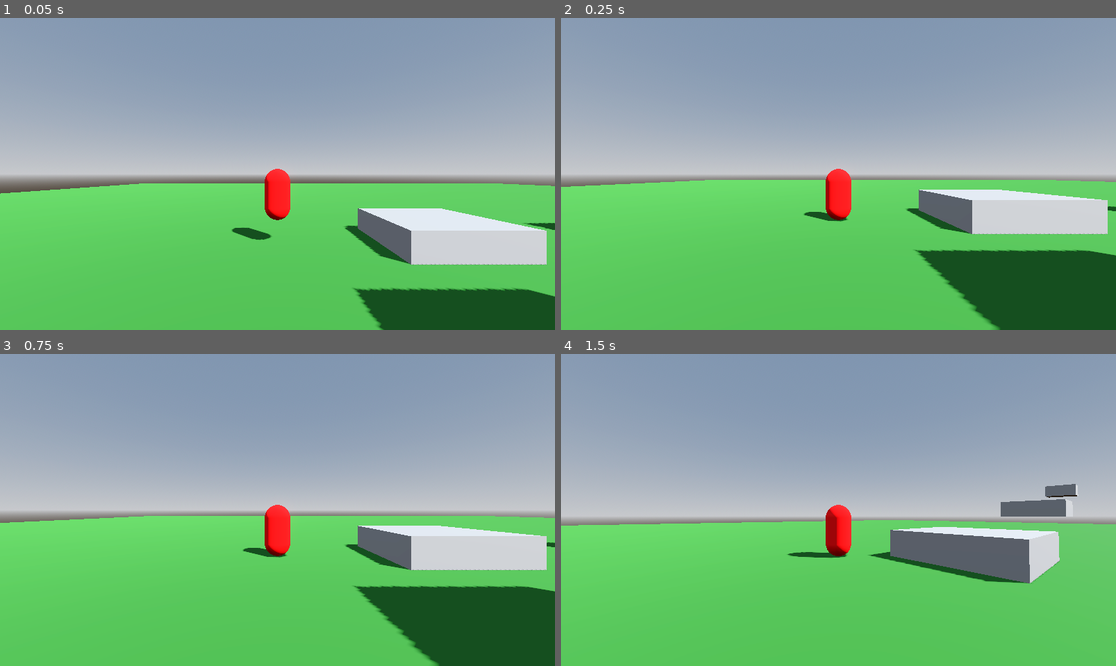
Above: before the commit, frames 1-4 (two rows, left to right).
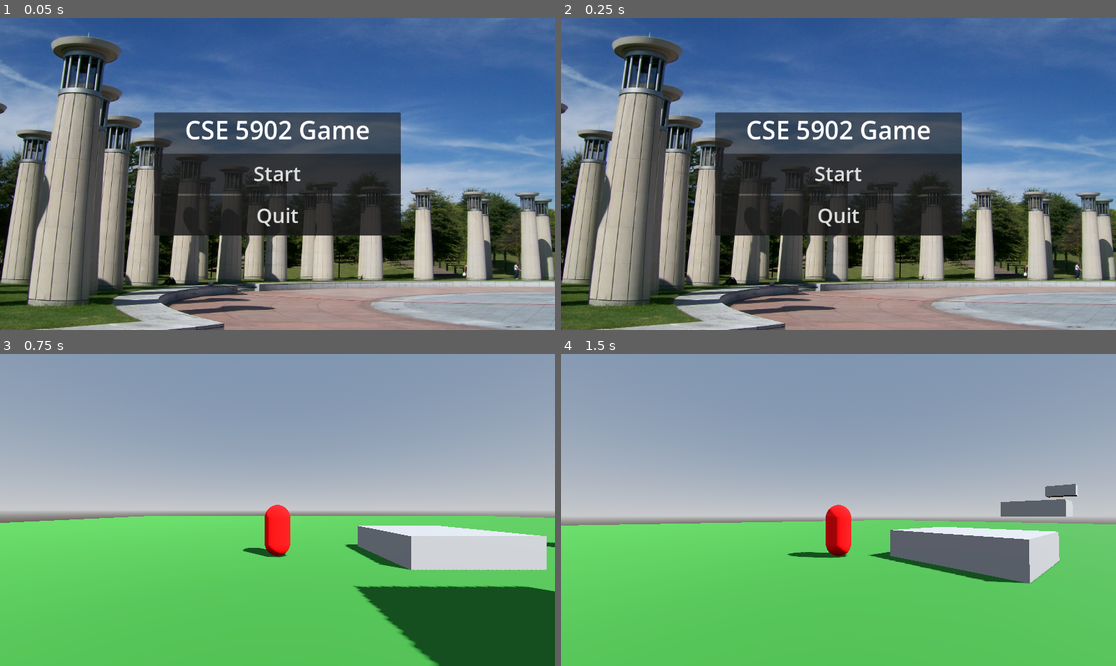
Above: after the commit, the same moments.

Repository: PillarQuestionMark/PillarQuestionMarkGame
Game: Godot game, scene res://Scenes/main_menu.tscn
Same seed, same stepped clock (60 frames per second), same inputs: the game is played once before the commit and once after it. Before the commit the project starts from res://Scenes/Playground.tscn.
Inputs (mouse positions are in pixels of both pictures, inside the frame that each line leads up to):
- Up to frame 1 (0.05 s): no input
- Up to frame 2 (0.25 s): no input
- Up to frame 3 (0.75 s): click (277, 510) at 0.5 s, where only the run after the commit has a clickable "Start"
- Up to frame 4 (1.5 s): tap Enter at 1.25 s; move the mouse to (866, 510) at 1.27 s; hold W (move_forward) from 1.28 s (still down)

The runs differ from the first frame. In frame 1, 98% of the frame differs, in the area x 0-100%, y 0-100%; in frame 2, 98%; in frame 3, nothing differs; in frame 4, nothing differs.

Commit message:
Added Main Menu
I added a primitive main menu and changed it to be the default scene so it is viewable. This commit also acts as a check to make sure GitHub is working.

Diff:
--- a/Capstone_Game/Components/CollidablePlane.tscn
+++ b/Capstone_Game/Components/CollidablePlane.tscn
@@ -1,6 +1,6 @@
 [gd_scene load_steps=4 format=3 uid="uid://dy7nus18mjxp2"]
 
-[ext_resource type="Material" uid="uid://b4e8fh4ol8kgw" path="res://Materials/GroundMaterial.tres" id="1_ixvxd"]
+[ext_resource type="Material" uid="uid://b4e8fh4ol8kgw" path="res://Assets/Materials/GroundMaterial.tres" id="1_ixvxd"]
 
 [sub_resource type="PlaneMesh" id="PlaneMesh_k1rel"]
 
--- a/Capstone_Game/Components/Player.tscn
+++ b/Capstone_Game/Components/Player.tscn
@@ -1,6 +1,6 @@
 [gd_scene load_steps=5 format=3 uid="uid://de4v1dwr7hpx1"]
 
-[ext_resource type="Material" uid="uid://8qkamyy8vfgf" path="res://Materials/PlayerMaterial.tres" id="1_thbri"]
+[ext_resource type="Material" uid="uid://8qkamyy8vfgf" path="res://Assets/Materials/PlayerMaterial.tres" id="1_thbri"]
 [ext_resource type="Script" path="res://Scripts/movement.gd" id="1_xtrg0"]
 
 [sub_resource type="CapsuleMesh" id="CapsuleMesh_wjjvi"]
--- /dev/null
+++ b/Capstone_Game/Scenes/main_menu.tscn
@@ -0,0 +1,69 @@
+[gd_scene load_steps=4 format=3 uid="uid://bi3jsbux6tgru"]
+
+[ext_resource type="Texture2D" uid="uid://ecktwehqcl2q" path="res://Assets/MainMenuBackground.jpg" id="1_r7sos"]
+[ext_resource type="Script" path="res://Scripts/MainMenu.gd" id="2_0odg0"]
+
+[sub_resource type="SystemFont" id="SystemFont_mq8j5"]
+
+[node name="MainMenu" type="Node"]
+
+[node name="Background" type="TextureRect" parent="."]
+anchors_preset = 15
+anchor_right = 1.0
+anchor_bottom = 1.0
+grow_horizontal = 2
+grow_vertical = 2
+texture = ExtResource("1_r7sos")
+expand_mode = 2
+
+[node name="CanvasLayer" type="CanvasLayer" parent="."]
+script = ExtResource("2_0odg0")
+
+[node name="Main" type="Control" parent="CanvasLayer"]
+layout_mode = 3
+anchors_preset = 15
+anchor_right = 1.0
+anchor_bottom = 1.0
+grow_horizontal = 2
+grow_vertical = 2
+
+[node name="CenterContainer" type="CenterContainer" parent="CanvasLayer/Main"]
+layout_mode = 1
+anchors_preset = 15
+anchor_right = 1.0
+anchor_bottom = 1.0
+grow_horizontal = 2
+grow_vertical = 2
+
+[node name="PanelContainer" type="PanelContainer" parent="CanvasLayer/Main/CenterContainer"]
+custom_minimum_size = Vector2(512, 256)
+layout_mode = 2
+
+[node name="MarginContainer" type="MarginContainer" parent="CanvasLayer/Main/CenterContainer/PanelContainer"]
+layout_mode = 2
+
+[node name="VBoxContainer" type="VBoxContainer" parent="CanvasLayer/Main/CenterContainer/PanelContainer/MarginContainer"]
+layout_mode = 2
+
+[node name="GameTitle" type="Label" parent="CanvasLayer/Main/CenterContainer/PanelContainer/MarginContainer/VBoxContainer"]
+layout_mode = 2
+size_flags_vertical = 3
+theme_override_fonts/font = SubResource("SystemFont_mq8j5")
+theme_override_font_sizes/font_size = 52
+text = "CSE 5902 Game"
+horizontal_alignment = 1
+
+[node name="StartButton" type="Button" parent="CanvasLayer/Main/CenterContainer/PanelContainer/MarginContainer/VBoxContainer"]
+layout_mode = 2
+size_flags_vertical = 3
+theme_override_font_sizes/font_size = 42
+text = "Start"
+
+[node name="QuitButton" type="Button" parent="CanvasLayer/Main/CenterContainer/PanelContainer/MarginContainer/VBoxContainer"]
+layout_mode = 2
+size_flags_vertical = 3
+theme_override_font_sizes/font_size = 42
+text = "Quit"
+
+[connection signal="pressed" from="CanvasLayer/Main/CenterContainer/PanelContainer/MarginContainer/VBoxContainer/StartButton" to="CanvasLayer" method="_on_start_button_pressed"]
+[connection signal="pressed" from="CanvasLayer/Main/CenterContainer/PanelContainer/MarginContainer/VBoxContainer/QuitButton" to="CanvasLayer" method="_on_quit_button_pressed"]
--- /dev/null
+++ b/Capstone_Game/Scripts/MainMenu.gd
@@ -0,0 +1,10 @@
+extends CanvasLayer
+
+@onready var main: Control = $Main
+
+func _on_start_button_pressed():
+	get_tree().change_scene_to_file("res://Scenes/Playground.tscn")
+
+
+func _on_quit_button_pressed():
+	get_tree().quit()
--- a/Capstone_Game/project.godot
+++ b/Capstone_Game/project.godot
@@ -11,9 +11,13 @@
 [application]
 
 config/name="CSE5902_Game"
-run/main_scene="res://Scenes/Playground.tscn"
+run/main_scene="res://Scenes/main_menu.tscn"
 config/features=PackedStringArray("4.2", "Forward Plus")
 config/icon="res://icon.svg"
+
+[dotnet]
+
+project/assembly_name="CSE5902_Game"
 
 [input]
 
Binary file added: Capstone_Game/Assets/MainMenuBackground.jpg
Not shown, added: Capstone_Game/Assets/MainMenuBackground.jpg.import
Renamed: Capstone_Game/Materials/Geometry.tres -> Capstone_Game/Assets/Materials/Geometry.tres
Renamed: Capstone_Game/Materials/GroundMaterial.tres -> Capstone_Game/Assets/Materials/GroundMaterial.tres
Renamed: Capstone_Game/Materials/PlayerMaterial.tres -> Capstone_Game/Assets/Materials/PlayerMaterial.tres
